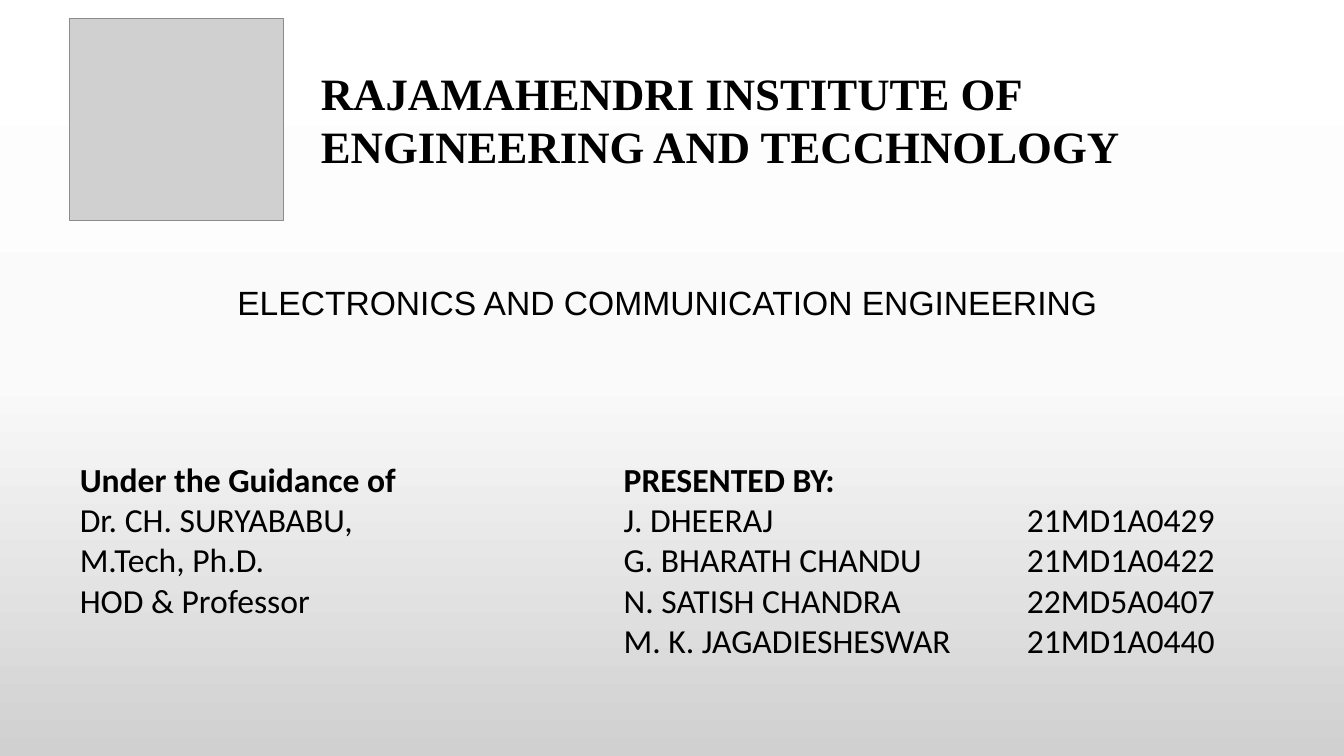
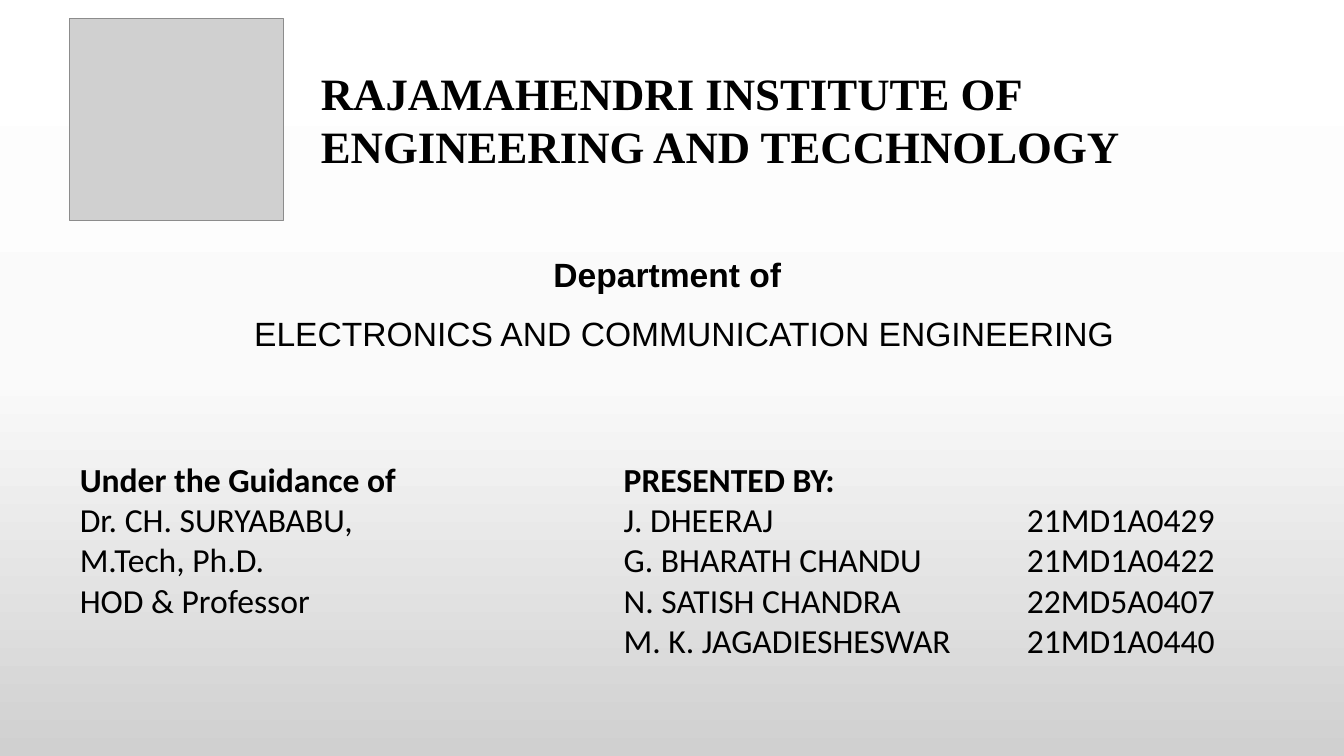
Before and after one commit to dheeraj78/project-4-2, a slide deck: slide 1 of Batch 8 .pptx. Drawn at 1344x756 pixels with LibreOffice and Linux fonts; fonts in the diff are those of the drawing; grey boxes stand for pictures. Boxes give left, top, right and bottom in pixels: in the first picture for what was removed or moved away, otherwise in the second. Text is boxed around its words. In the diff, an @@ line names an element or a change of style, - is before the commit and + after.

```diff
--- a/Batch 8 .pptx
+++ b/Batch 8 .pptx
@@ text added at (553,262,781,294), 24 pt, text #000000, bold @@
+Department of
@@ text "ELECTRONICS AND COMMUNICATION ENGINEERING": place and size @@
-text "ELECTRONICS AND COMMUNICATION ENGINEERING" at (237,291,1097,316)
+text "ELECTRONICS AND COMMUNICATION ENGINEERING" at (254,322,1114,347)
```
Also in this commit, not shown: 2 other slides changed, 3 slides added, 19 other files.
